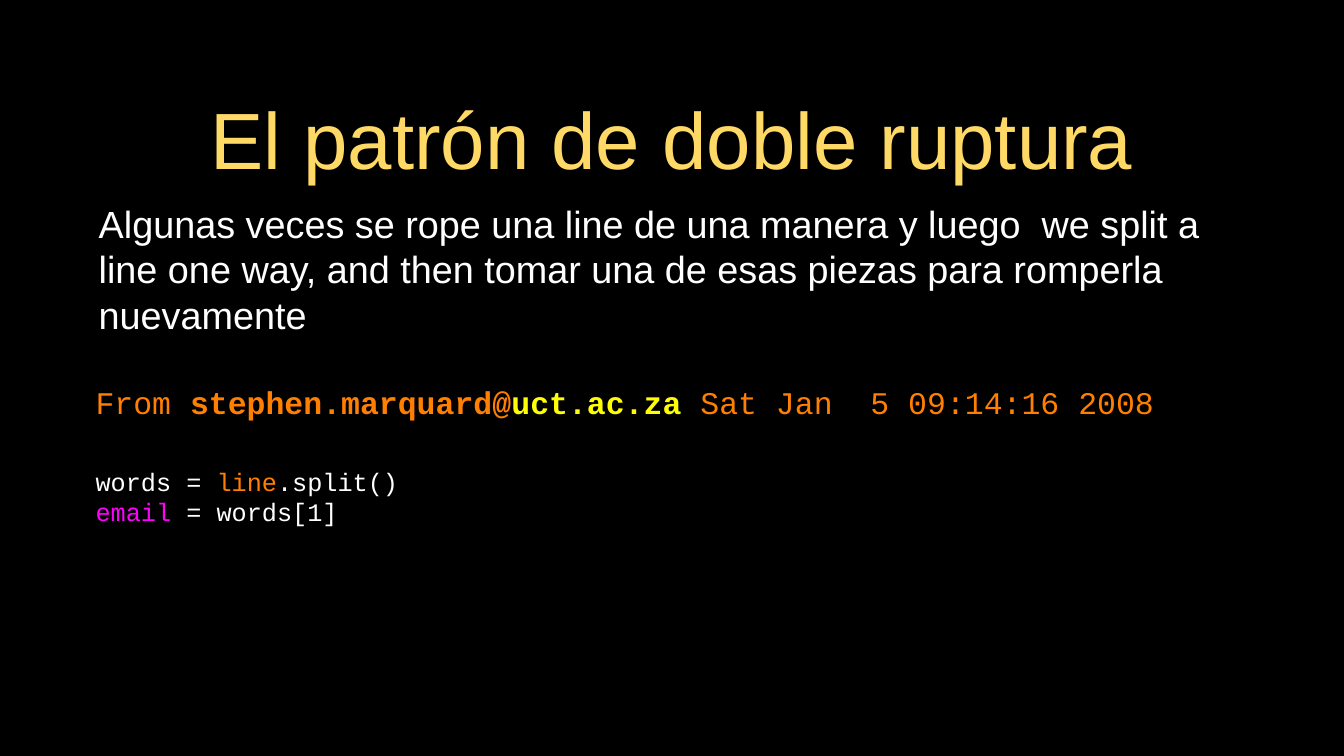
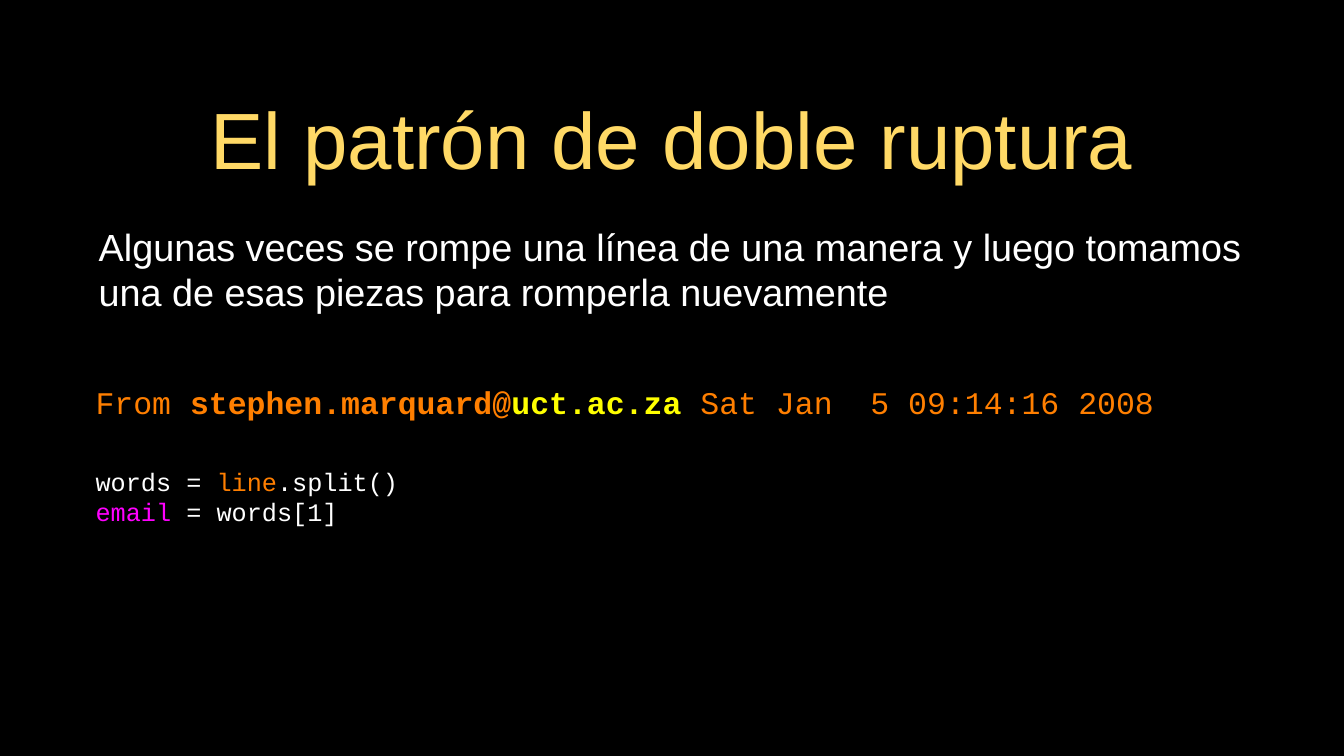
Before and after one commit to mentecatoDev/presentaciones, a slide deck: slide 24 of 08-Listas.odp. Drawn at 1344x756 pixels with LibreOffice and Linux fonts; fonts in the diff are those of the drawing. Boxes give left, top, right and bottom in pixels: in the first picture for what was removed or moved away, otherwise in the second. Text is boxed around its words. In the diff, an @@ line names an element or a change of style, - is before the commit and + after.

```diff
--- a/08-Listas.odp
+++ b/08-Listas.odp
@@ text at box(99, 233, 1241, 313): text changed @@
-Algunas veces se rope una line de una manera y luego we split a line one way, and then tomar una de esas piezas para romperla nuevamente
+Algunas veces se rompe una línea de una manera y luego tomamos una de esas piezas para romperla nuevamente
```
Also in this commit, not shown: 4 other slides changed, 5 other files.
